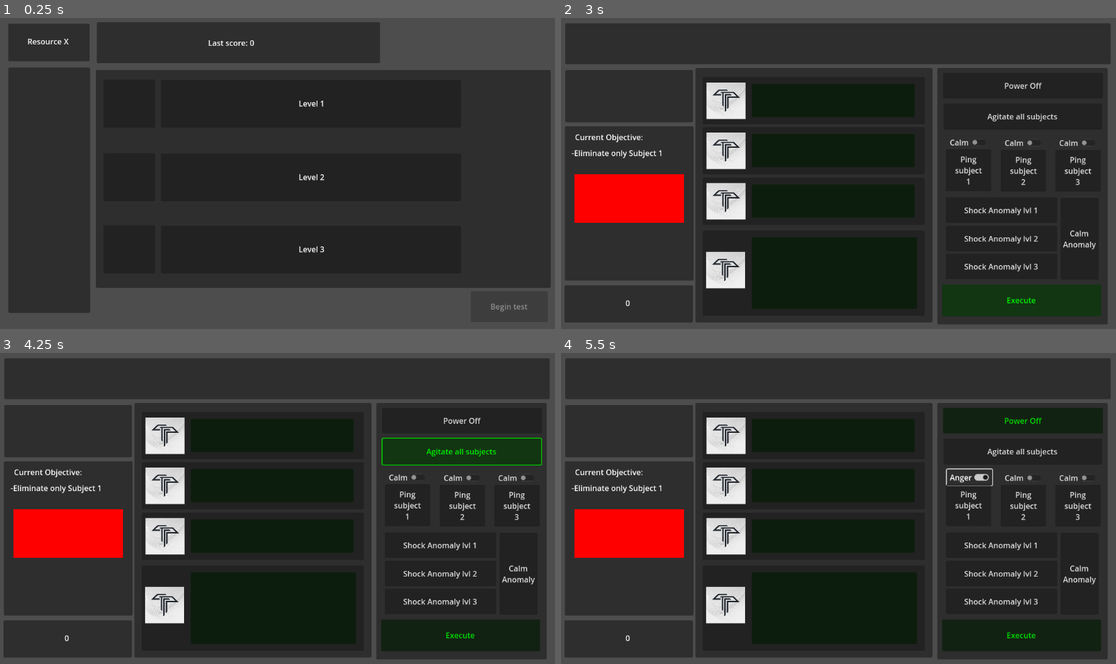
Above: before the commit, frames 1-4 (two rows, left to right).
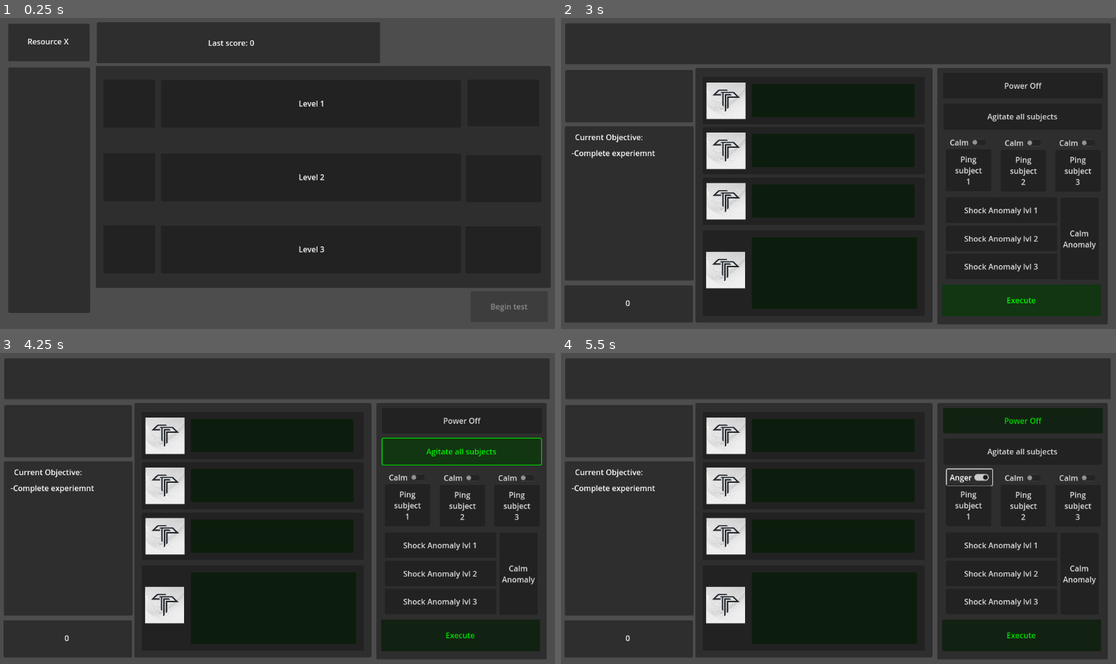
Above: after the commit, the same moments.

Repository: andrewpressman/MonsterManagement
Game: Godot game, scene res://Level Select/Level Select Screen.tscn
Two runs of this game, one before a commit and one after it. Both use one fixed random seed, a clock stepped at 60 frames per second and the inputs below. Sound files missing from this copy of the repository are replaced by a short silence.
Inputs (mouse positions are in pixels of both pictures, inside the frame that each line leads up to):
- Up to frame 1 (0.25 s): no input
- Up to frame 2 (3 s): click (688, 105) at 0.5 s; click (688, 105) at 1.25 s; click (688, 105) at 2 s; click "Begin test" at 2.75 s
- Up to frame 3 (4.25 s): click "Agitate all subjects" at 3.5 s
- Up to frame 4 (5.5 s): click "Power Off" at 4.25 s; click "Calm" at 5 s

The runs differ from the first frame. In frame 1, 1.1% of the frame differs, in the area x 17-100%, y 15-17%; in frame 2, 3.3%, in the area x 2-23%, y 42-66%; in frame 3, 3.3%; in frame 4, 3.3%.

Commit message:
Level/Stage tracking for objectives, comments

Diff:
--- a/Clock.gd
+++ b/Clock.gd
@@ -4,6 +4,7 @@
 var ObjectiveTracker : Panel
 var IncreaseRate : int
 var count : int
+var ObjectiveCheck : int
 
 # Called when the node enters the scene tree for the first time.
 func _ready():
@@ -12,6 +13,13 @@
 	IncreaseRate = GlobalVariables.IncreaseRate
 	GameController = get_parent()
 	count = 0
+	match GlobalVariables.CurrentStage:
+		1:
+			ObjectiveCheck = GlobalVariables.Level1Objective
+		2:
+			ObjectiveCheck = GlobalVariables.Level2Objective
+		3:
+			ObjectiveCheck = GlobalVariables.Level3Objective
 
 func _on_timer_timeout():
 	# Generate a random number between 1 and 100
@@ -33,7 +41,7 @@
 			GameController.UpdateStatus(0,0,0,IncreaseRate * 1.5)
 
 	IncreaseDifficulty()
-	ObjectiveTracker.GetObjective(GlobalVariables.SecondayObjective)
+	ObjectiveTracker.GetObjective(ObjectiveCheck)
 
 func Start():
 	start()
--- a/Home Screen/MainMenu.gd
+++ b/Home Screen/MainMenu.gd
@@ -15,6 +15,10 @@
 
 func StartNewGame():
 	#clear Savegame
+	GlobalVariables.Level1Status = 0
+	GlobalVariables.Level2Status = 0
+	GlobalVariables.Level3Status = 0
+	GlobalVariables.CurrentLevel = 1
 	get_tree().change_scene_to_file("res://Level Select/Level Select Screen.tscn")
 
 func ContinueGame():
--- a/Level Select/Level Select Screen.tscn
+++ b/Level Select/Level Select Screen.tscn
@@ -24,7 +24,7 @@
 
 [node name="Cases" type="Panel" parent="."]
 offset_left = 199.0
-offset_top = 108.0
+offset_top = 100.0
 offset_right = 1143.0
 offset_bottom = 561.0
 
@@ -67,6 +67,12 @@
 offset_bottom = 407.0
 text = "This will test the first iteration of scaling"
 
+[node name="Status" type="Panel" parent="Cases/Level1"]
+offset_left = 970.0
+offset_top = 128.0
+offset_right = 1119.0
+offset_bottom = 225.0
+
 [node name="Level2" type="Node" parent="Cases"]
 script = ExtResource("1_1i0fd")
 
@@ -106,6 +112,12 @@
 offset_bottom = 407.0
 text = "This will test the second iteration of scaling"
 
+[node name="Status" type="Panel" parent="Cases/Level2"]
+offset_left = 967.0
+offset_top = 285.0
+offset_right = 1124.0
+offset_bottom = 383.0
+
 [node name="Level3" type="Node" parent="Cases"]
 script = ExtResource("1_1i0fd")
 
@@ -143,6 +155,12 @@
 offset_bottom = 407.0
 text = "This will test the third iteration of scaling"
 
+[node name="Status" type="Panel" parent="Cases/Level3"]
+offset_left = 966.0
+offset_top = 433.0
+offset_right = 1123.0
+offset_bottom = 531.0
+
 [node name="Budget" type="Panel" parent="."]
 offset_left = 17.0
 offset_top = 12.0
--- a/Level Select/Level.gd
+++ b/Level Select/Level.gd
@@ -3,6 +3,7 @@
 var Select : Button
 var SmallInfo : Panel
 var BigInfo : Panel
+var Status : Panel
 
 var isPanelExpanded : bool = false
 
@@ -10,6 +11,7 @@
 func _ready():
 	SmallInfo = $MiniInfo
 	BigInfo = $BigInfo
+	Status = $Status
 	BigInfo.hide()
 
 func hideBig():
@@ -23,3 +25,9 @@
 
 func showSmall():
 	SmallInfo.show()
+
+func MarkCompete():
+	Status.modulate = Color(0, 1, 0) # green
+
+func MarkIncomplete():
+	Status.modulate = Color(1, 0, 0) # Red
--- a/Level Select/LevelSelector.gd
+++ b/Level Select/LevelSelector.gd
@@ -31,12 +31,27 @@
 	executeButton = $Begin
 	selectedButton = null
 	executeButton.disabled = true
+
 	#testing
 	LastScore = $TempScore/Score
 	if GlobalVariables.Score == null:
 		GlobalVariables.Score = 0
 	var score = GlobalVariables.Score
 	LastScore.text = "Last score: " + str(score)
+
+func SetStatus():
+	if GlobalVariables.Level1Status == 1:
+		Level1.MarkComplete()
+	else:
+		Level1.MarkIncomplete()
+	if GlobalVariables.Level1Status == 1:
+		Level2.MarkComplete()
+	else:
+		Level2.MarkIncomplete()
+	if GlobalVariables.Level1Status == 1:
+		Level3.MarkComplete()
+	else:
+		Level3.MarkIncomplete()
 
 
 # Function to update the button selection and visuals
@@ -80,14 +95,17 @@
 
 func _on_begin_button_pressed():
 	if selectedButton == Level1Button:
+		GlobalVariables.CurrentStage = 1
 		setDifficulty(30,60,90,10,-10)
 		GlobalVariables.TargetScore = 1000
 
 	if selectedButton == Level2Button:
+		GlobalVariables.CurrentStage = 2
 		setDifficulty(20,60,120,5,-1)
 		GlobalVariables.TargetScore = 1000
 
 	if selectedButton == Level3Button:
+		GlobalVariables.CurrentStage = 3
 		setDifficulty(50,80,100,10,-1)
 		GlobalVariables.TargetScore = 1000
 	# Reset the button selection
--- a/ObjectiveTracker.gd
+++ b/ObjectiveTracker.gd
@@ -2,23 +2,74 @@
 
 var GameController: Node2D
 var CurrObj : Label
+var Objective : int
 var objColor : ColorRect
 
 var SecondaryObjectiveTxt : String
 
 func _ready():
 
-	#temp
-	GlobalVariables.SecondayObjective = 1
+	#TEMP
+	GlobalVariables.CurrentLevel = 1
 
 	objColor = $ObjStatus
+	objColor.show()
 	GameController = get_parent()
 	CurrObj = $CurrObj
-	SetObjective(GlobalVariables.SecondayObjective)
-	CurrObj.text = SecondaryObjectiveTxt
-	GetObjective(GlobalVariables.SecondayObjective)
-
-func SetObjective(obj : int):
+	GetCurrentLevel()
+
+#Sets/Stores all secondary objectives for each level (1 - 15)
+func GetCurrentLevel():
+	match GlobalVariables.CurrentLevel:
+		1:
+			GetStage(9,9,9)
+		2:
+			GetStage(9,9,9)
+		3:
+			GetStage(9,9,9)
+		4:
+			GetStage(1,2,3)
+		5:
+			GetStage(1,2,3)
+		6:
+			GetStage(1,2,3)
+		7:
+			GetStage(1,2,3)
+		8:
+			GetStage(1,2,3)
+		9:
+			GetStage(1,2,3)
+		10:
+			GetStage(1,2,3)
+		11:
+			GetStage(1,2,3)
+		12:
+			GetStage(1,2,3)
+		13:
+			GetStage(1,2,3)
+		14:
+			GetStage(1,2,3)
+		15:
+			GetStage(1,2,3)
+
+#Checks which stage is active and sets secondary objective
+func GetStage(o1 : int, o2 : int, o3 : int):
+	GlobalVariables.Level1Objective = o1
+	GlobalVariables.Level2Objective = o2
+	GlobalVariables.Level3Objective = o3
+	match GlobalVariables.CurrentStage:
+		1:
+			SetObjectiveText(GlobalVariables.Level1Objective)
+			GetObjective(GlobalVariables.Level1Objective)
+		2:
+			SetObjectiveText(GlobalVariables.Level2Objective)
+			GetObjective(GlobalVariables.Level2Objective)
+		3:
+			SetObjectiveText(GlobalVariables.Level3Objective)
+			GetObjective(GlobalVariables.Level3Objective)
+
+#Set's the text of the secondary objective
+func SetObjectiveText(obj : int):
 	match obj:
 		1:
 			#kill only char 1
@@ -48,6 +99,9 @@
 			#Just complete test
 			SecondaryObjectiveTxt = "-Complete experiemnt"
 
+	CurrObj.text = SecondaryObjectiveTxt
+
+#function to check if the ojbective conditions are met or not
 func GetObjective(obj : int):
 	match obj:
 		1:
@@ -76,6 +130,7 @@
 			return OneAlive(3)
 		9:
 			#Just complete test
+			objColor.hide() #do not show status indicator when not needed
 			return true
 
 #ALl characters alive, True: keep all green, False: get monster to escape without killing
@@ -94,6 +149,7 @@
 		else:
 			objColor.modulate = Color(1,0,0)
 			return false
+
 #leave only 1 alive
 func OneAlive(char : int):
 	match char:
--- a/global_variables.gd
+++ b/global_variables.gd
@@ -1,24 +1,29 @@
 extends Node
 
-var MinState : int = 0
+var MinState : int = 0 #minimum state for each entitiy
 
-var YellowThreshold : int
-var RedThreshold : int
-var MaxState : int
+var YellowThreshold : int #Character turns yellow when hitting this value
+var RedThreshold : int #Character turns red when hitting this value
+var MaxState : int ##Character is dead/escaped when hitting/passing this value
 
-var StartRate : int
-var IncreaseRate : int
-var DecreaseRate : int
+var StartRate : int #base value for increasing/decreasing charater state (stays static)
+var IncreaseRate : int #determines how much to increase a character value(variable)
+var DecreaseRate : int #determines how much to decrease a character value(variable)
 
 #scoring and Secondary Objectve tracking
-var Score : int = 0
-var TargetScore : int
-var SecondayObjective : int
+var Score : int = 0 #starting score
+var TargetScore : int #Score needed to win
 
 #meta variables
 var CurrentStage : int #track which set of 3 levels the player is at
+var CurrentLevel : int #track which of the 15 levels the player is curerntly on
 
-#Leve status, 0 = incomplete, 1 = complete w/o objective, 2 = completed w/ objective
+#Level status, 0 = incomplete, 1 = complete w/o objective, 2 = completed w/ objective
 var Level1Status : int
 var Level2Status : int
 var Level3Status : int
+
+#Level Objectives, 1 - 9
+var Level1Objective : int
+var Level2Objective : int
+var Level3Objective : int
